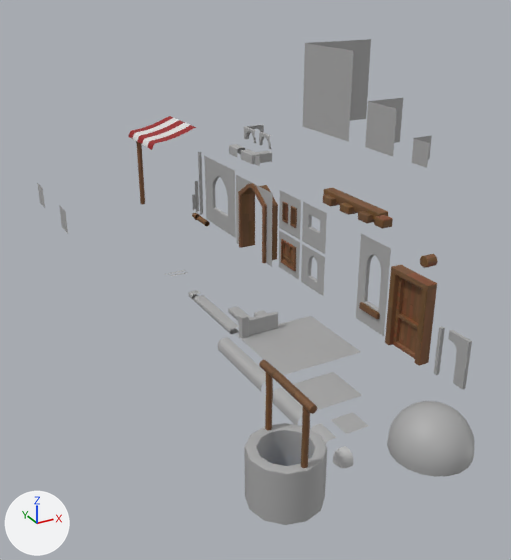
An edit to the FBX model Assets/Art/Environment_Art/Modules/ModularAssets2.fbx, drawn before and after from the same camera.
Camera for both pictures: a 50 mm lens placed at (-3.27, -10.28, 9.06), pointed at (5.63, 5.88, 0.98). Every picture has the same lights, and +X, +Y and +Z are marked at lower left. Where no turn or scale is listed for an object, it has been applied to the vertices.

Objects in the first picture: 'CanopyCloth', 'CornerFloor_x8', 'CorneredWallx4', 'CorneredWallx8', 'Door_BIG', 'Door_Small', 'Floor_2x25', 'Floor_2x26', 'Floor_4x4', 'Floor_8x8', 'RoofOrnament', 'WellWater', 'Window_Big', 'Window_Medium'.
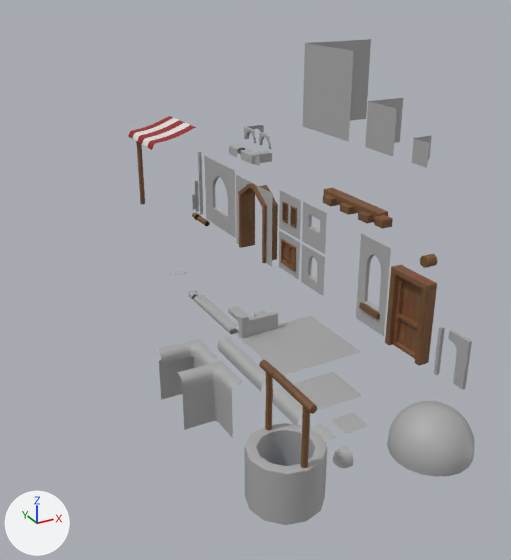
Where the newer file only moved an object's origin or applied its transform, the numbers keep the older frame.

The edits, one by one:
Mesh me_mesh_048_1 is new.
It has 55 vertices, 40 faces and spans x -0.6..0.6, y -0.6..0.6, z -0.15..0.15.
It uses material mat_standardsurface1 (grey #aaaaaa).
Mesh me_mesh_047_1 is new.
It has 99 vertices, 80 faces and spans x -0.6..0.6, y -0.6..0.6, z -0.75..0.75.
It uses material mat_standardsurface1 (grey #aaaaaa).
Mesh me_mesh_049 is new.
It has 55 vertices, 40 faces and spans x -0.45..0.45, y -0.45..0.45, z -0.6..0.6.
It uses material mat_standardsurface1 (grey #aaaaaa).
Object 'Floor_2x25' (ob_floor_2x25) is deleted.
Object 'Floor_2x26' (ob_floor_2x26) is deleted.
Object 'CornerFlorr_InnerOnly' (ob_cornerflorr_inneronly) is new; it shows me_mesh_048_1.
Its location is (2.89, 4.56, -0.15).
Object 'CornerFlorr_Inner' (ob_cornerflorr_inner) is new; it shows me_mesh_047_1.
Its location is (2.89, 3.21, -0.75).
Object 'CornerFloor_InnerMid' (ob_cornerfloor_innermid) is new; it shows me_mesh_049.
Its location is (2.74, 4.61, -0.9).

What differs and where, as boxes [x1, y1, x2, y2] in the pictures (511 x 560 px):
'CornerFlorr_Inner', added
    after: [177, 361, 243, 438]
'CornerFloor_InnerMid', added
    after: [159, 357, 202, 400]
'CornerFlorr_InnerOnly', added
    after: [157, 338, 218, 366]
'Floor_2x26', deleted
    before: [59, 205, 68, 233]
'Floor_2x25', deleted
    before: [37, 183, 45, 208]
